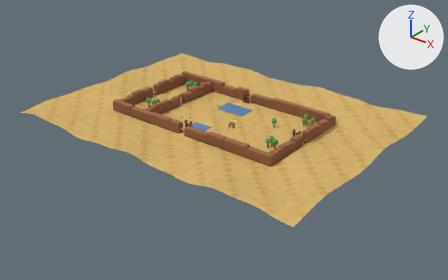
The glTF model public/world/hub.glb: old version first, new version second.
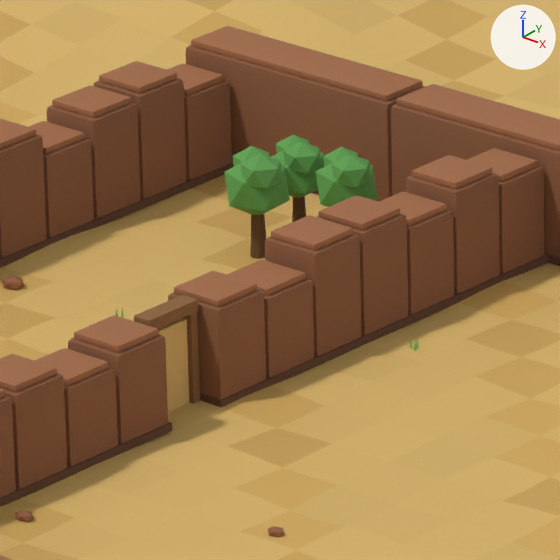
The first picture shows the older version from a camera (50 mm lens) standing at (69.8, -76.3, 38.3) and looking at (16.5, -9.7, -3.0). The close-ups show the older and then the newer version on the part from 37% to 48% of the width and 25% to 42% of the height of that picture. Only the edits that show in the close-ups are written down. Every picture has the same lights, and +X, +Y and +Z are marked at upper right. Vertices at exactly the same position are counted once.

Names of what the first close-up shows: 'door:hub-unison:0', 'ground', 'props', 'trees', 'walls'.
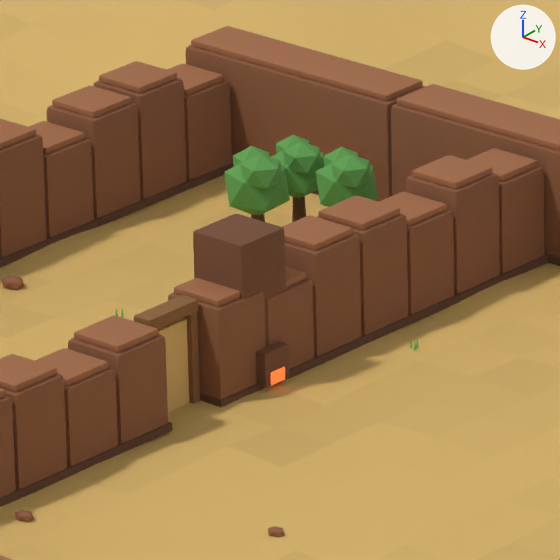
Changed parts and their boxes (x1, y1, x2, y2) in the close-ups (560 x 560 px):
'props', reshaped
    before: (1, 275, 419, 537)
    after: (1, 214, 419, 537)
part 1 of me_props, added (brown)
    after: (256, 341, 289, 387)
part 2 of me_props, added
    after: (271, 367, 285, 385)
part 3 of me_props, added (brown)
    after: (193, 214, 286, 346)

Edits to the bpy script that builds the scene:
```text
Add mat_ember:
    mat_ember = principled_material('ember')
    mat_ember.base_color = (1.0, 0.195, 0.0423)  # orange #ff7a3a
    mat_ember.roughness = 0.6
    mat_ember.emission_color = (1.0, 0.144, 0.0232)  # orange #ff6a2a
    mat_ember.emission_strength = 1.0
Change me_props:
    used by ob_props; location = (0.0, 0.0, 0.0)
    remove me_props.from_pydata(...)  # 2454 vertices, 4392 faces; spans x 0.0..30.0, y -16.6..-0.4, z 0.0..1.7
    add me_props.from_pydata(...)  # 2622 vertices, 4716 faces; spans x 0.0..30.0, y -16.6..-0.4, z 0.0..2.2
    me_props part 1: the loose piece of 56 vertices spanning x 6.4..6.6, y -8.1..-8.0, z 0.0..1.4 is copied, and the copy is scaled about its middle by (1.17, 4.12, 0.356), then moved by (0.5, 1.1, -0.3), in mat_pillar (brown #754c33); it spans x 6.8..7.2, y -7.2..-6.8, z 0.1..0.6
    me_props part 2: the loose piece of 56 vertices spanning x 0.9..1.0, y -8.6..-8.4, z 0.6..0.7 is copied, and the copy is moved by (6.1, 1.5, -0.4), in mat_ember (orange #ff7a3a, glowing orange #ff6a2a); it spans x 7.0..7.2, y -7.2..-6.8, z 0.1..0.3
    me_props part 3: a new loose piece of 56 vertices spanning x 6.1..6.9, y -7.4..-6.6, z 0.0..2.2, in mat_pillar (brown #754c33)
    other edits to the shape of me_props do not show in these pictures
    add me_props.materials.append(mat_ember)  # orange #ff7a3a, glowing orange #ff6a2a
```
